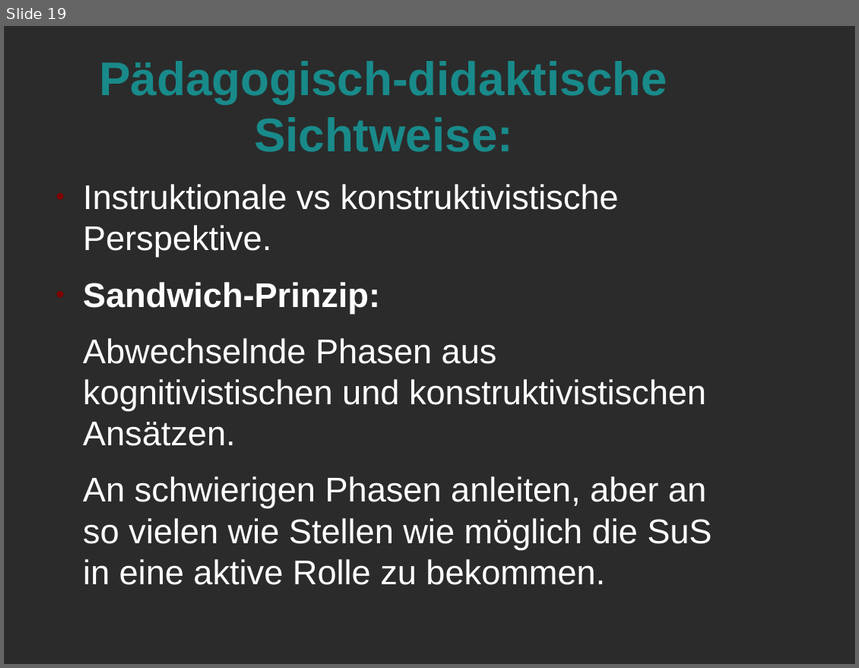
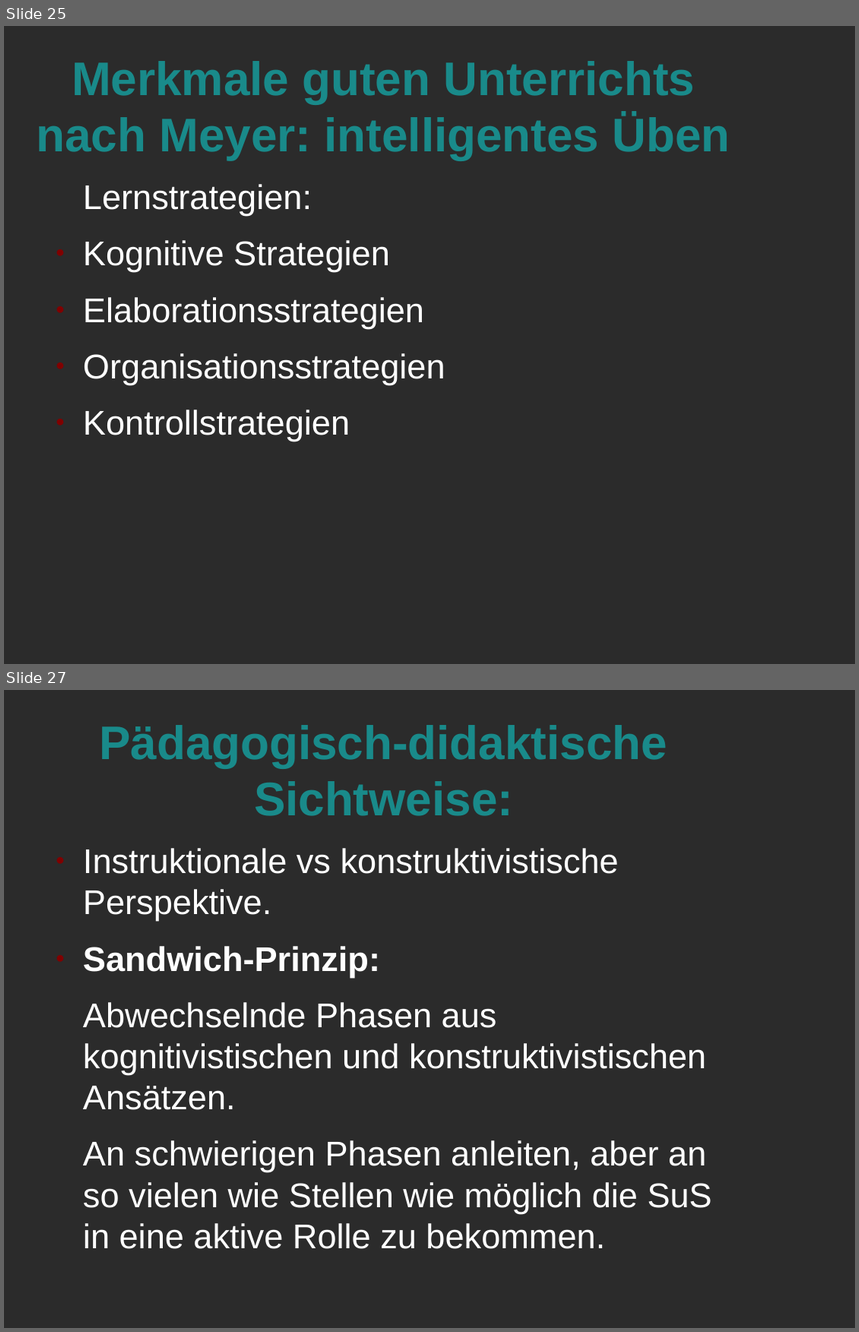
Before and after one commit to LorenzMueller/SS19, a slide deck: Mathe Didaktik/Präsentation.odp. Shown one above the other, each under a label of ours: slide 19 before the commit, slides 25 and 27 after it; the slides between them are not shown. The pictures are 859x668 and 859x1332 pixels, drawn with LibreOffice and Linux fonts; fonts in the diff are those of the drawing; background and template pictures are left out; a plain dark background stands for a picture behind light text. Boxes give left, top, right and bottom in pixels: in the first picture for what was removed or moved away, otherwise in the second. Text is boxed around its words. In the diff, an @@ line names an element or a change of style, - is before the commit and + after.

```diff
--- a/Mathe Didaktik/Präsentation.odp
+++ b/Mathe Didaktik/Präsentation.odp
@@ slide 25 added at [4,26,855,664], background picture (left out) @@
@@ title added at [36,61,731,161], 44 pt, text #198A8A, bold @@
+Merkmale guten Unterrichts nach Meyer: intelligentes Üben
@@ text added at [83,184,446,442], 32 pt, text #FFFFFF @@
+Lernstrategien:
+● Kognitive Strategien
+● Elaborationsstrategien
+● Organisationsstrategien
+● Kontrollstrategien
@@ what was slide 19 is now slide 27 @@
```
Also in this commit, not shown: 1 slide changed, 8 other slides added, 1 slide removed, 4 other files.
